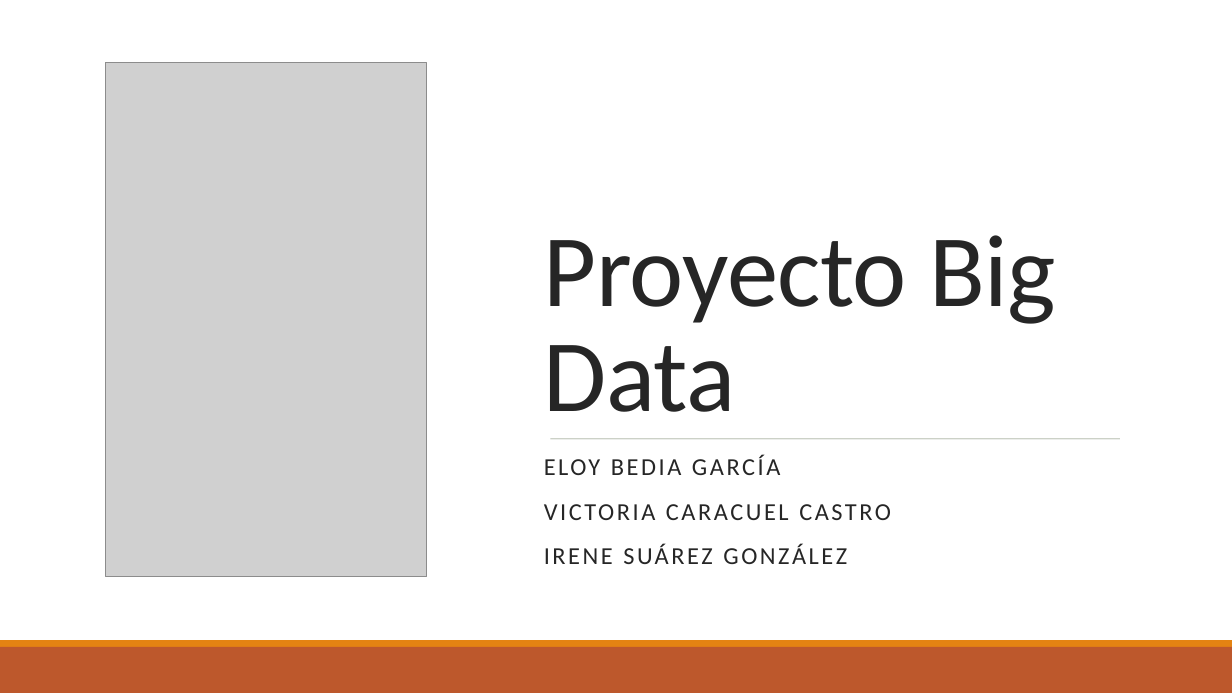
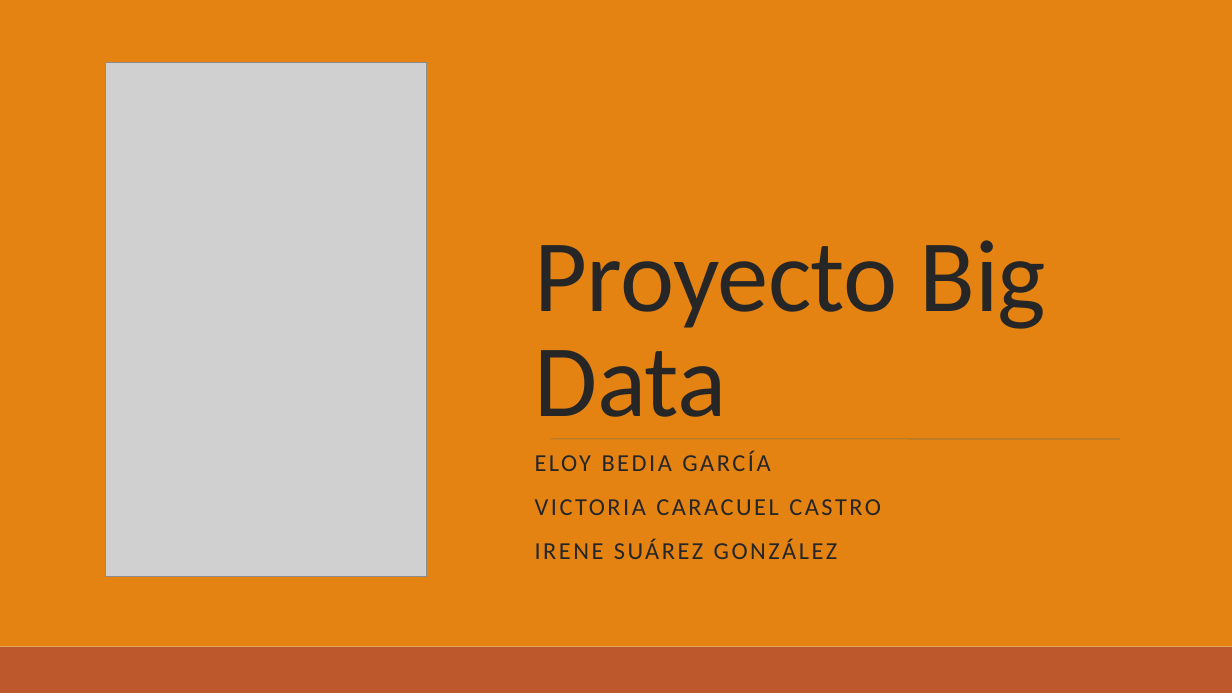
Before and after one commit to EloyBG97/project-big-data, a slide deck: slide 1 of Presentacion.pptx. Drawn at 1232x693 pixels with LibreOffice and Linux fonts; fonts in the diff are those of the drawing; grey boxes stand for pictures. Boxes give left, top, right and bottom in pixels: in the first picture for what was removed or moved away, otherwise in the second. Text is boxed around its words. In the diff, an @@ line names an element or a change of style, - is before the commit and + after.

```diff
--- a/Presentacion.pptx
+++ b/Presentacion.pptx
@@ rectangle at bbox=[0, 0, 1232, 640]: fill #FFFFFF to #E48312 @@
@@ title "Proyecto Big Data" rewrapped from bbox=[544, 235, 1055, 412] to bbox=[535, 240, 1046, 439] @@
```
Also in this commit, not shown: 4 other slides changed, 1 slide added.
